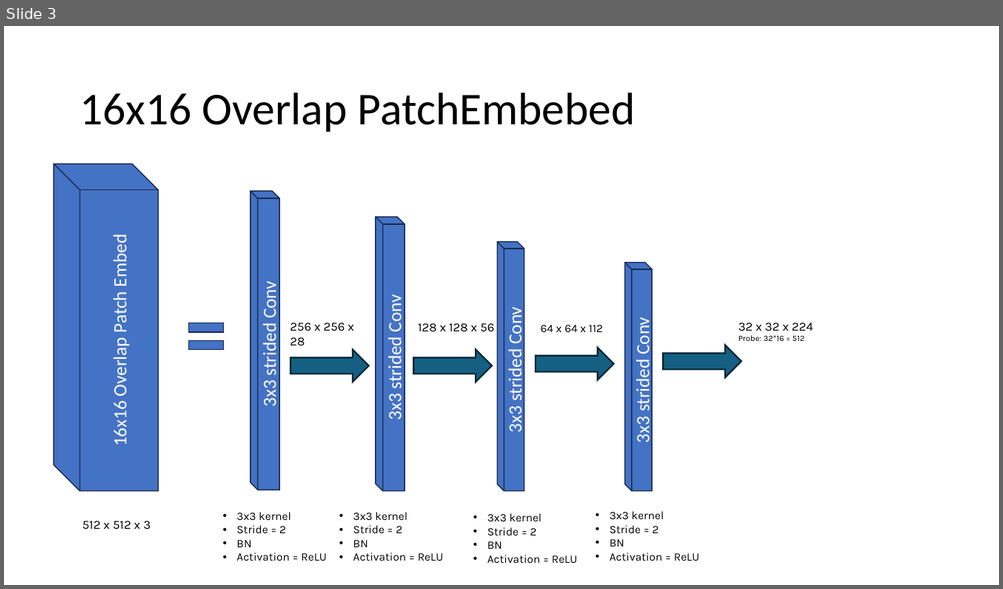
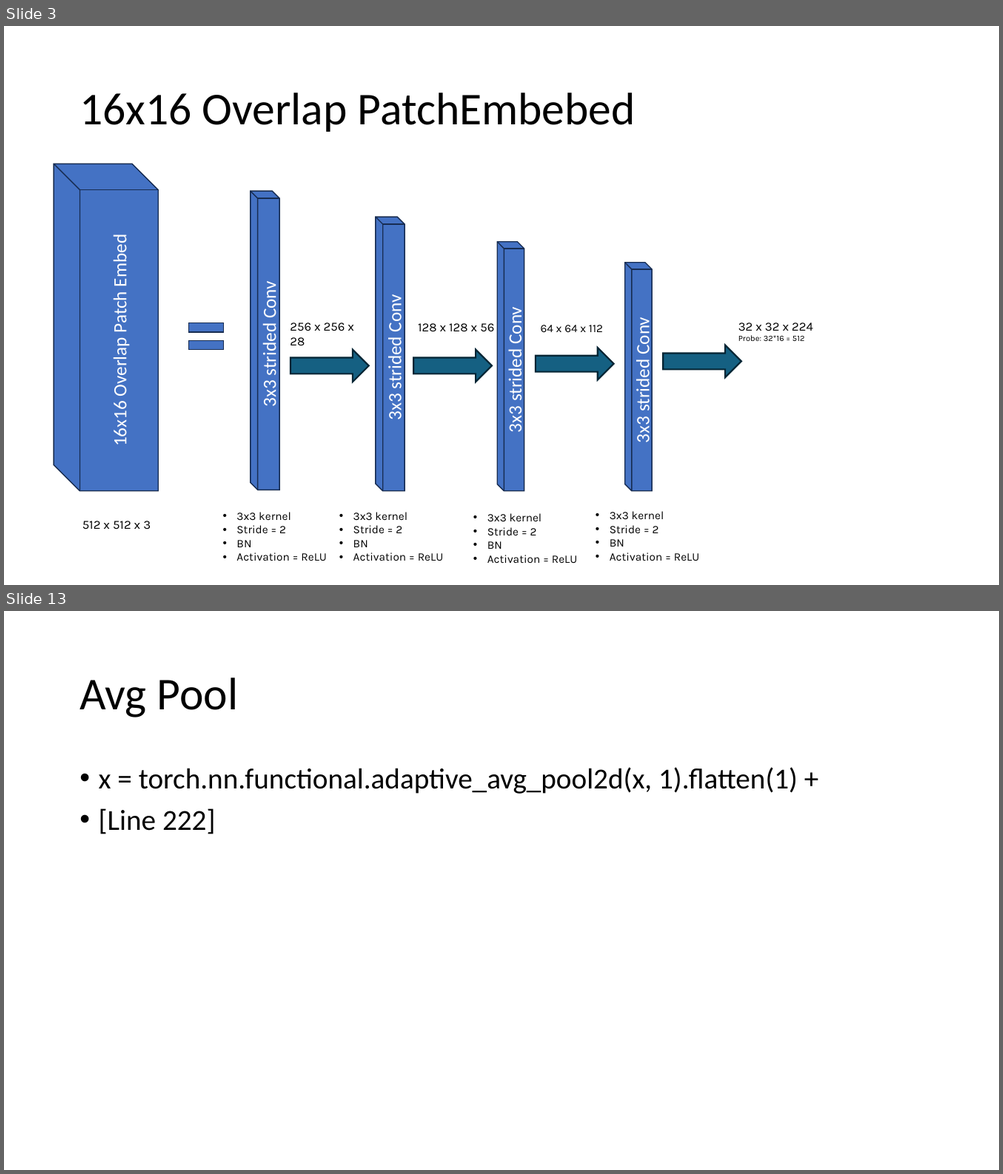
Before and after one commit to CGD16/PDF_Exchanger, a slide deck: SHVIT/PowerPoint/SHViT zerlegt.odp. Shown one above the other, each under a label of ours: slide 3 before the commit, slides 3 and 13 after it; the slides between them are not shown. The pictures are 1003x589 and 1003x1174 pixels, drawn with LibreOffice and Linux fonts; fonts in the diff are those of the drawing. Boxes give left, top, right and bottom in pixels: in the first picture for what was removed or moved away, otherwise in the second. Text is boxed around its words. In the diff, an @@ line names an element or a change of style, - is before the commit and + after.

```diff
--- a/SHVIT/PowerPoint/SHViT zerlegt.odp
+++ b/SHVIT/PowerPoint/SHViT zerlegt.odp
@@ slide 13 added at (x1=4, y1=611, x2=999, y2=1170), background #FFFFFF @@
@@ title added at (x1=79, y1=678, x2=239, y2=718), 44 pt, text #000000 @@
+Avg Pool
@@ text added at (x1=99, y1=767, x2=797, y2=834), 28 pt, text #000000 @@
+• x = torch.nn.functional.adaptive_avg_pool2d(x, 1).flatten(1) +
+• [Line 222]
```
Also in this commit, not shown: 1 slide changed, 11 other slides added, 6 slides removed, 5 other files.
